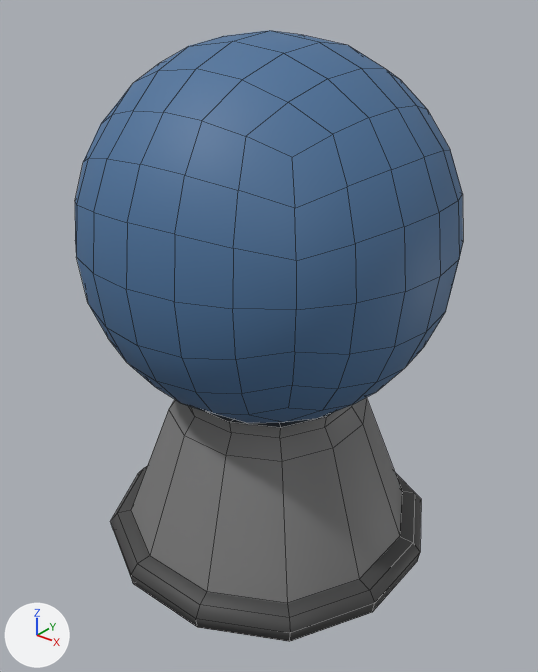
What one commit did to the FBX model T.I. 5 - RPG/Assets/FBX/SceneObjects/Cartomancer/CristalBall.fbx.
Rendered twice from a 50 mm camera at (0.347, -0.434, 0.46) aimed at (0.005, -0.007, 0.195). Every picture has the same lights, and +X, +Y and +Z are marked at lower left. Mesh edges are drawn as thin lines. Where no turn or scale is listed for an object, it has been applied to the vertices.

The older version as bpy lines, for what is in view:
```python
me_crystalball = bpy.data.meshes.new('CrystalBall')
me_crystalball.from_pydata(...)  # 218 vertices, 216 faces; spans x -0.146..0.146, y -0.146..0.146, z 0.133..0.425
me_crystalball.materials.append(mat_crystal)  # picture img_crystalball_png
me_crystalballbase = bpy.data.meshes.new('CrystalBallBase')
me_crystalballbase.from_pydata(...)  # 86 vertices, 96 faces; spans x -0.137..0.137, y -0.137..0.137, z 0.0..0.152
me_crystalballbase.materials.append(mat_crystal)  # picture img_crystalball_png
ob_crystalball = bpy.data.objects.new('CrystalBall', me_crystalball)
ob_crystalball.location = (0.0, 0.0, 0.0)
ob_crystalballbase = bpy.data.objects.new('CrystalBallBase', me_crystalballbase)
ob_crystalballbase.location = (0.0, 0.0, 0.0)
```
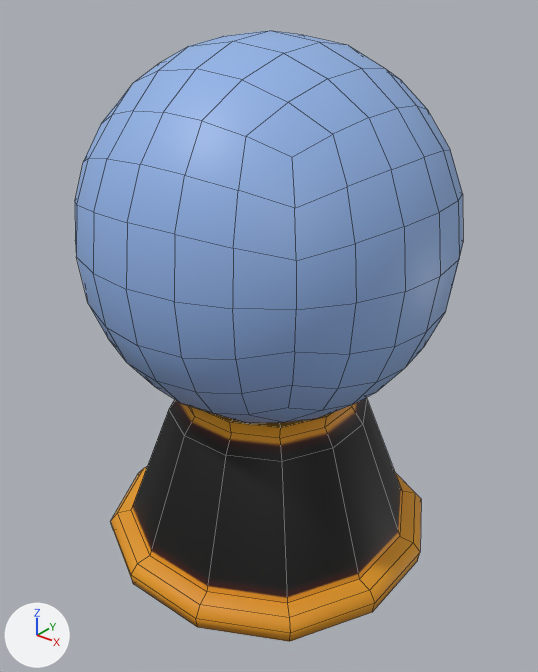
Location of each change, (x1, y1, x2, y2) in pixels of the pictures (538 x 672 px):
'CrystalBall', recoloured
    both: (75, 30, 463, 423)
'CrystalBallBase', recoloured
    both: (110, 398, 421, 642)

Edits to the bpy script that builds the scene:
```text
Add img_crystalballbase_png:
    img_crystalballbase_png = load_image('CrystalBallBase.png', '../../../MatImages/ObjectsTex/CrystalBallBase.png', 2048, 2048, 'sRGB')
Add mat_crystalballmat:
    mat_crystalballmat = principled_material('CrystalBallMat')
    mat_crystalballmat.base_color = (0.284, 0.452, 0.8)  # blue #91b3e7
Add mat_crystalballbasemat:
    mat_crystalballbasemat = principled_material('CrystalBallBaseMat')
    mat_crystalballbasemat.texture = img_crystalballbase_png
    mat_crystalballbasemat.roughness = 0.6
Change me_crystalballbase:
    where me_crystalballbase.from_pydata(...)  # 86 vertices, 96 faces; spans x -0.137..0.137, y -0.137..0.137, z 0.0..0.152
    remove me_crystalballbase.materials.append(mat_crystal)  # picture img_crystalball_png
    add me_crystalballbase.materials.append(mat_crystalballbasemat)  # picture img_crystalballbase_png
Change me_crystalball:
    where me_crystalball.from_pydata(...)  # 218 vertices, 216 faces; spans x -0.146..0.146, y -0.146..0.146, z 0.133..0.425
    remove me_crystalball.materials.append(mat_crystal)  # picture img_crystalball_png
    add me_crystalball.materials.append(mat_crystalballmat)  # blue #91b3e7
```
